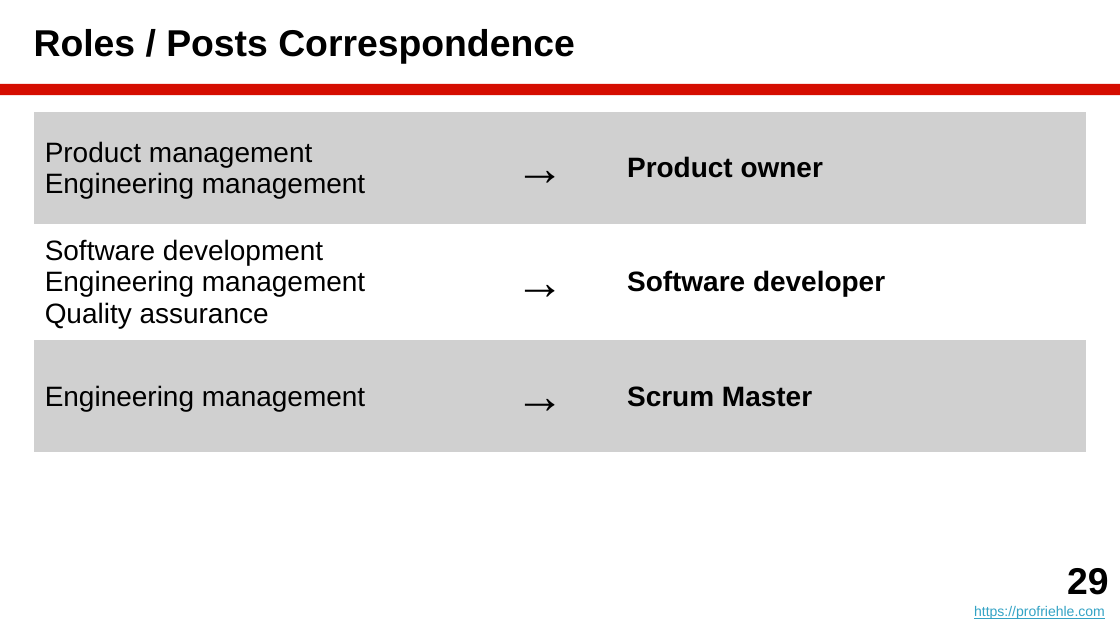
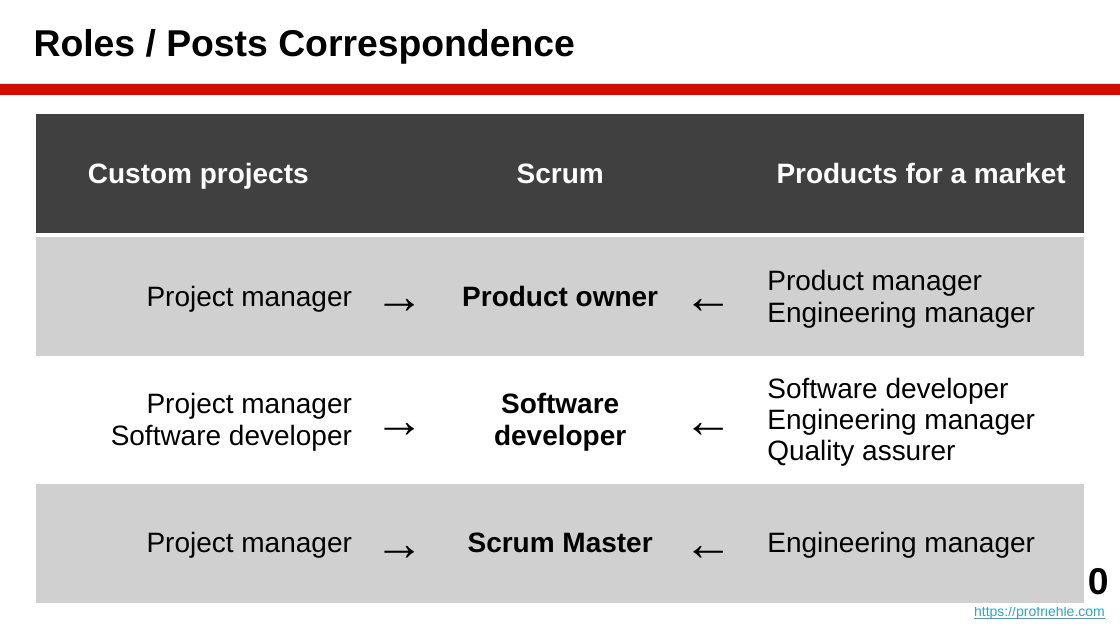
Before and after one commit to dirkriehle/amos-course, a slide deck: slide 30 of Lecture slides/AMOS B03 - Agile Processes.pptx (slide 29 before the commit). Drawn at 1120x630 pixels with LibreOffice and Linux fonts; fonts in the diff are those of the drawing. Boxes give left, top, right and bottom in pixels: in the first picture for what was removed or moved away, otherwise in the second. Text is boxed around its words. In the diff, an @@ line names an element or a change of style, - is before the commit and + after.

```diff
--- a/Lecture slides/AMOS B03 - Agile Processes.pptx
+++ b/Lecture slides/AMOS B03 - Agile Processes.pptx
@@ table at [34,112,1086,561] @@
-Product management Engineering management | → | Product owner
-Software development / Engineering management / Quality assurance | → | Software developer
-Engineering management | → | Scrum Master
+Custom projects |  | Scrum |  | Products for a market
+Project manager | → | Product owner | ← | Product manager Engineering manager
+Project manager / Software developer | → | Software developer | ← | Software developer / Engineering manager / Quality assurer
+Project manager | → | Scrum Master | ← | Engineering manager
@@ text at [1067,565,1108,602]: text changed @@
-29
+30
```
Also in this commit, not shown: 9 other slides changed, 5 slides added, 1 slide removed, 10 other files.
